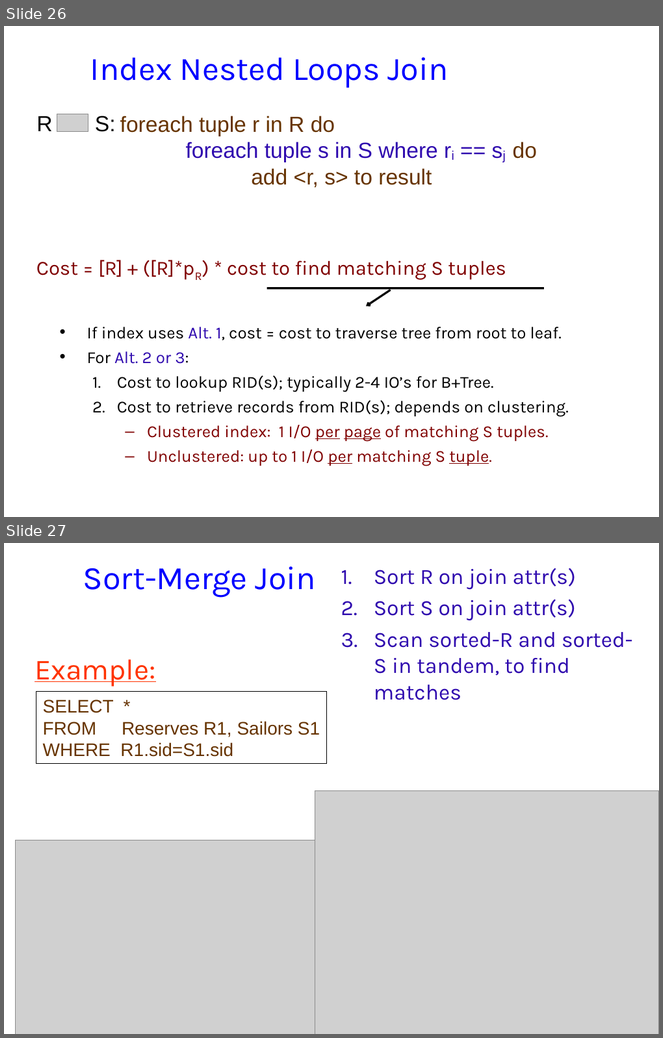
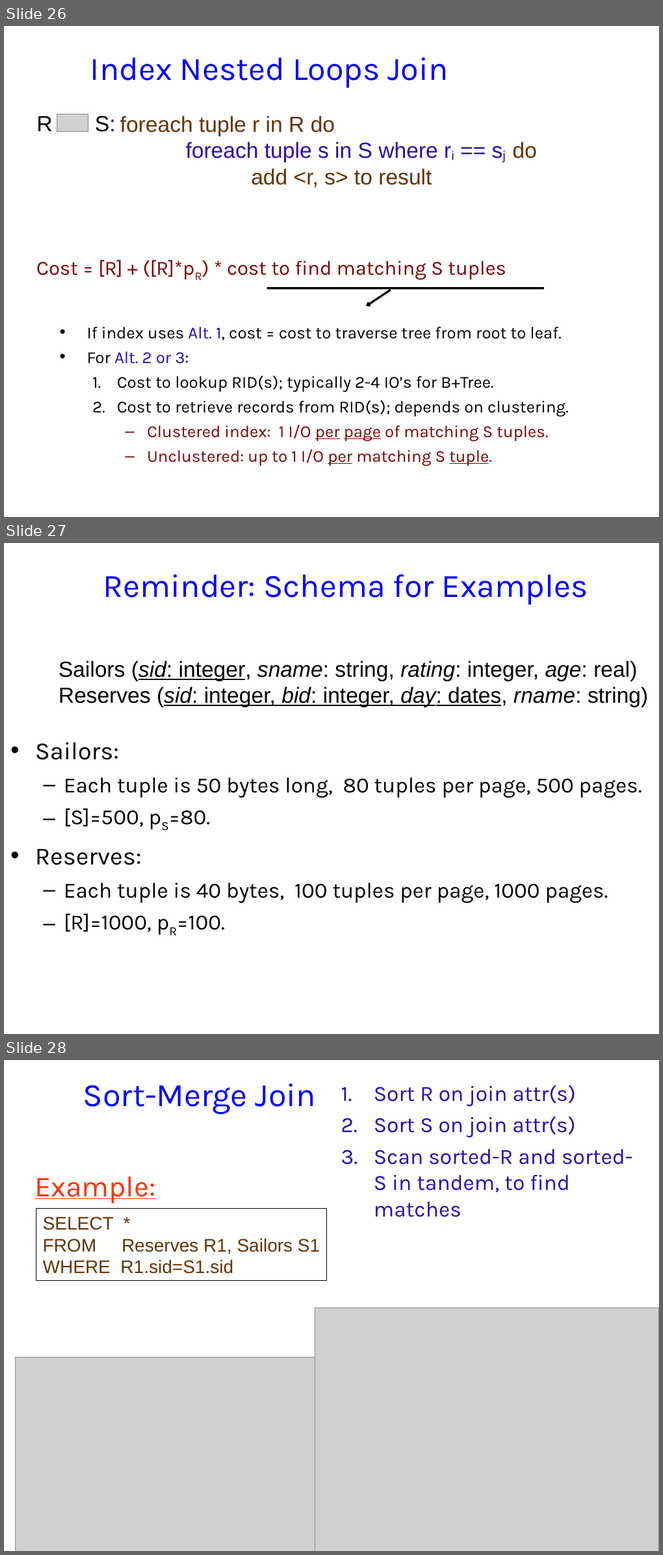
Before and after one commit to jhellerstein/cs186-09, a slide deck: lecs/09-QP1.ppt. Shown one above the other, each under a label of ours: slides 26 and 27 before the commit, slides 26, 27 and 28 after it. The pictures are 663x1038 and 663x1555 pixels, drawn with LibreOffice and Linux fonts; fonts in the diff are those of the drawing; grey boxes stand for pictures; background and template pictures are left out. Boxes give left, top, right and bottom in pixels: in the first picture for what was removed or moved away, otherwise in the second. Text is boxed around its words. In the diff, an @@ line names an element or a change of style, - is before the commit and + after.

```diff
--- a/lecs/09-QP1.ppt
+++ b/lecs/09-QP1.ppt
@@ slide 27 added at [4,543,659,1034], background #FFFFFF @@
@@ title added at [103,574,588,605], 36 pt, text #0000FF @@
+Reminder: Schema for Examples
@@ text added at [59,661,648,707], 24 pt, text #000000 @@
+Sailors (sid: integer, sname: string, rating: integer, age: real)
+Reserves (sid: integer, bid: integer, day: dates, rname: string)
@@ text added at [35,742,642,932], 23.8 pt, text #000000 @@
+• Sailors:
+  – Each tuple is 50 bytes long, 80 tuples per page, 500 pages.
+  – [S]=500, pS=80.
+• Reserves:
+  – Each tuple is 40 bytes, 100 tuples per page, 1000 pages.
+  – [R]=1000, pR=100.
@@ what was slide 27 is now slide 28 @@
```
Also in this commit, not shown: 3 slides changed, 1 other file.
